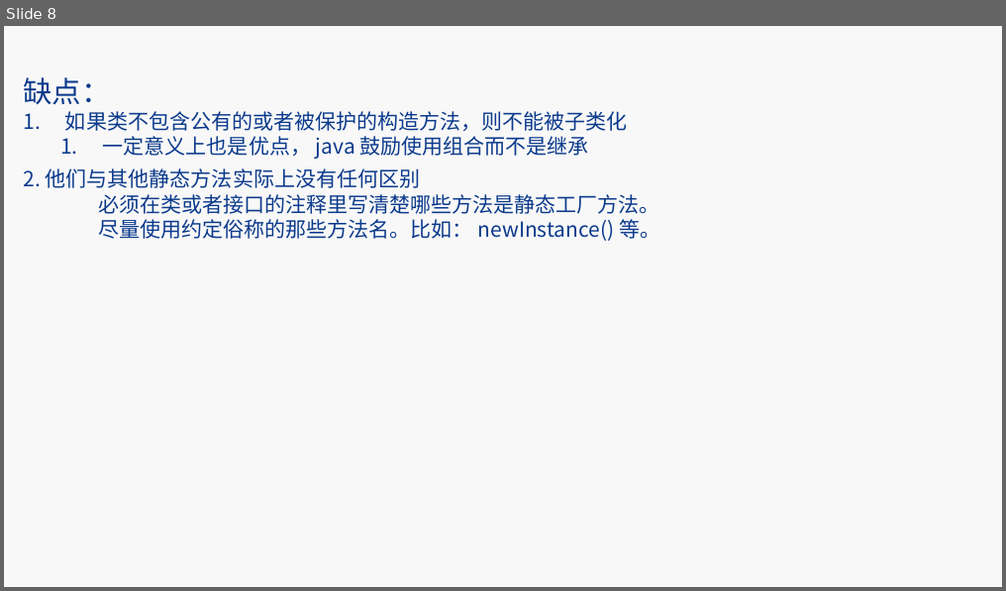
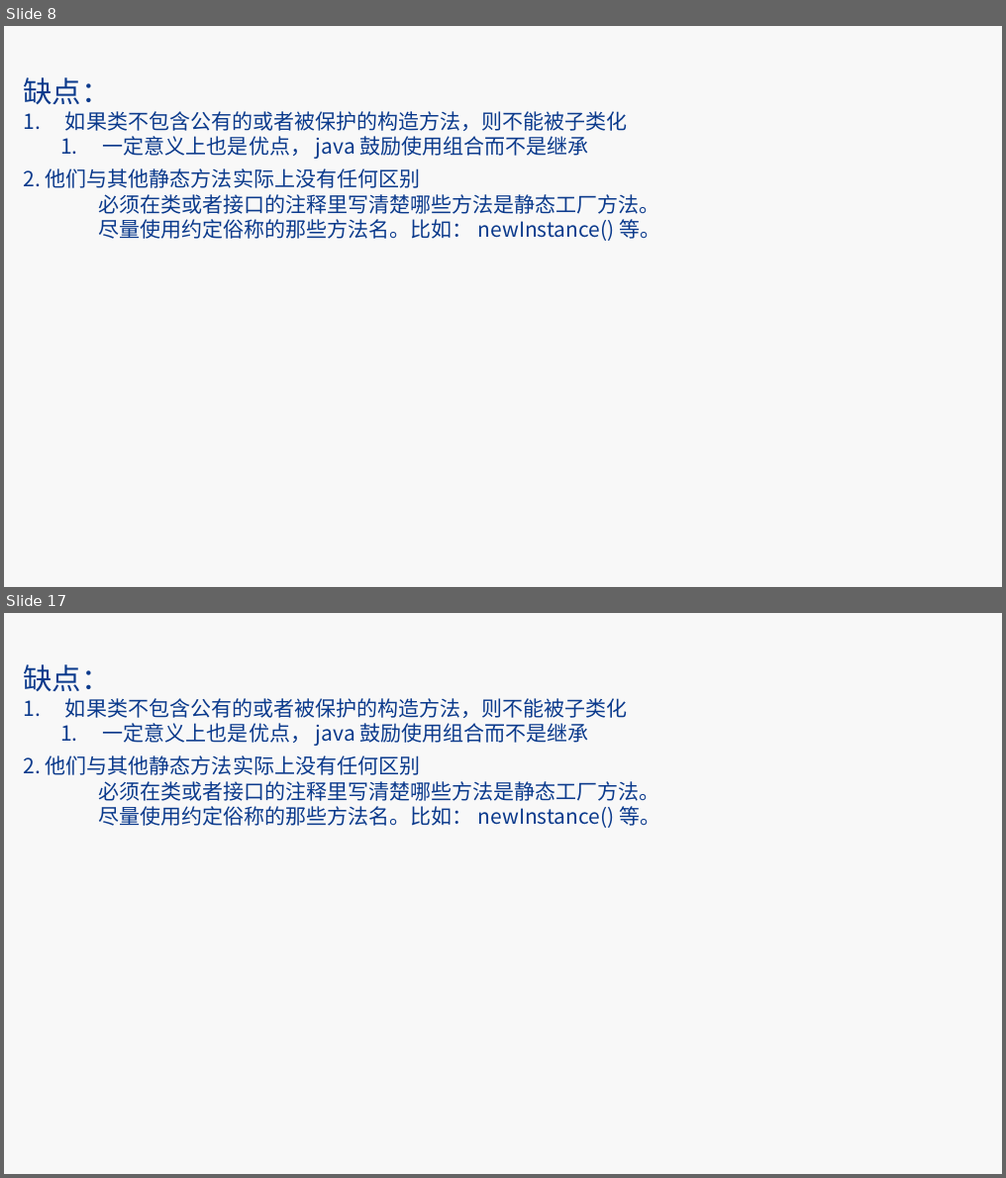
Before and after one commit to kinghaoyu/effectivejava, a slide deck: src/main/resources/ppt/后端技术分享之日常开发中的常用技巧.pptx. Shown one above the other, each under a label of ours: slide 8 before the commit, slides 8 and 17 after it; the slides between them are not shown. The pictures are 1006x591 and 1006x1178 pixels, drawn with LibreOffice and Linux fonts; fonts in the diff are those of the drawing; background and template pictures are left out. Boxes give left, top, right and bottom in pixels: in the first picture for what was removed or moved away, otherwise in the second. Text is boxed around its words. In the diff, an @@ line names an element or a change of style, - is before the commit and + after.

```diff
--- a/src/main/resources/ppt/后端技术分享之日常开发中的常用技巧.pptx
+++ b/src/main/resources/ppt/后端技术分享之日常开发中的常用技巧.pptx
@@ slide 17 added at bbox=[4, 613, 1002, 1174], background #F8F8F8 @@
@@ text added at bbox=[23, 664, 628, 746], 20 pt, text #0B3A8C @@
+缺点：
+1. 如果类不包含公有的或者被保护的构造方法，则不能被子类化
+  1. 一定意义上也是优点， java 鼓励使用组合而不是继承
@@ text added at bbox=[23, 756, 660, 828], 20 pt, text #0B3A8C @@
+2. 他们与其他静态方法实际上没有任何区别
+必须在类或者接口的注释里写清楚哪些方法是静态工厂方法。
+尽量使用约定俗称的那些方法名。比如： newInstance() 等。
```
Also in this commit, not shown: 3 slides changed, 7 other slides added, 3 slides removed, 4 other files.
